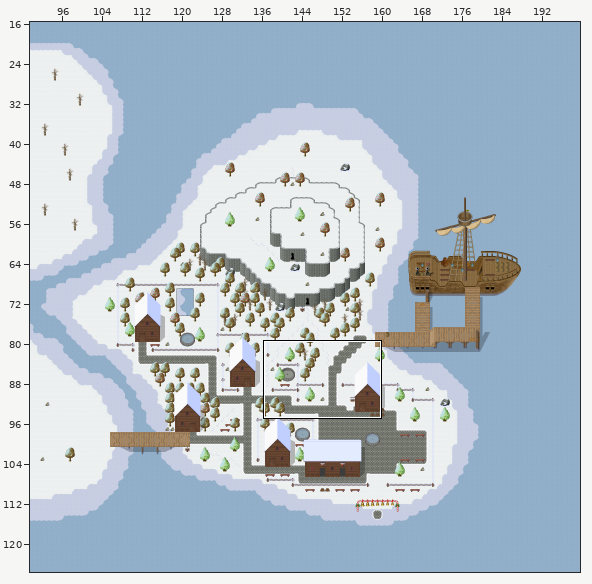
Level history. Tiled map: tmwdata/maps/010.tmx. The first picture is a wide view before the edit; the outline marks the close-up.
Close-up. Before:
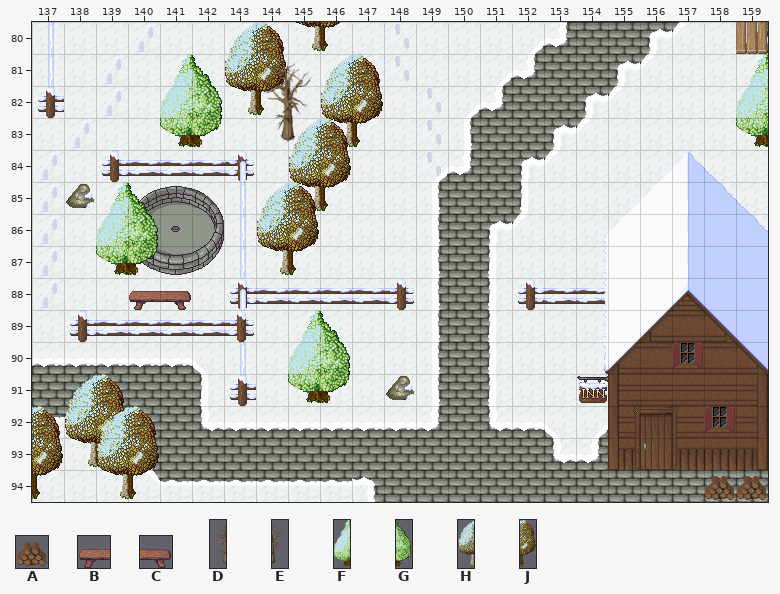
Cells are 32x32 px. Shown: x 137..159, y 80..94.
Key: from "Cabanas e Fazenda": A 251; from "Neve_village": B 101, C 102; from "Woodland X3": D 30, E 31; from "Woodland_snow_x3": F 0, G 1, H 2, J 3.
_ is an empty cell.
Layers that did not change in this view are not listed.
Layer "fringe" before, first column x 137:
80 ________HJ_____________
81 _______________________
82 ______HJ_______________
83 ____FG_DEHJ___________F
84 _______________________
85 ________HJ_____________
86 _______________________
87 __FG___HJ______________
88 ___BC__________________
89 _______________________
90 _______________________
91 ________FG_____________
92 _______________________
93 _HJ____________________
94 J_HJ_________________AA
New version:
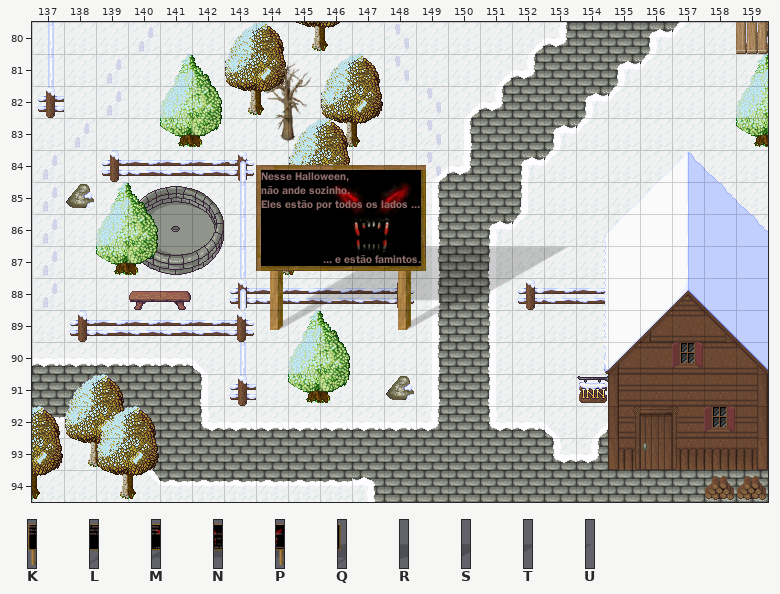
Further tiles: from "outdoor": K 0, L 1, M 2, N 3, P 4, Q 5, R 6, S 7, T 8, U 9.
Edits made:
{"where": "layer \"fringe\""}
{"y":89,"x":144,"old":"__________","new":"KLMNPQRSTU"}
